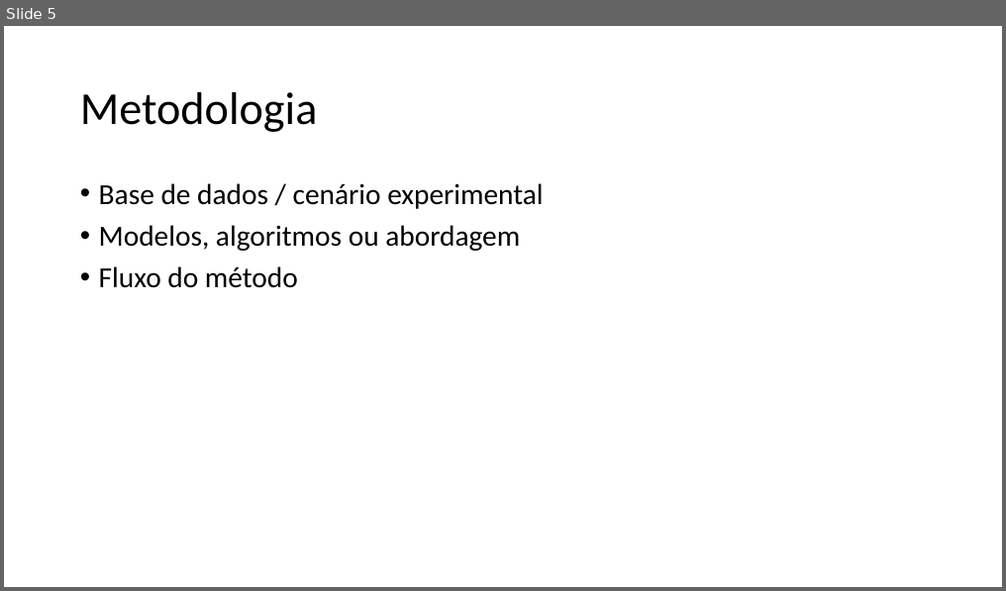
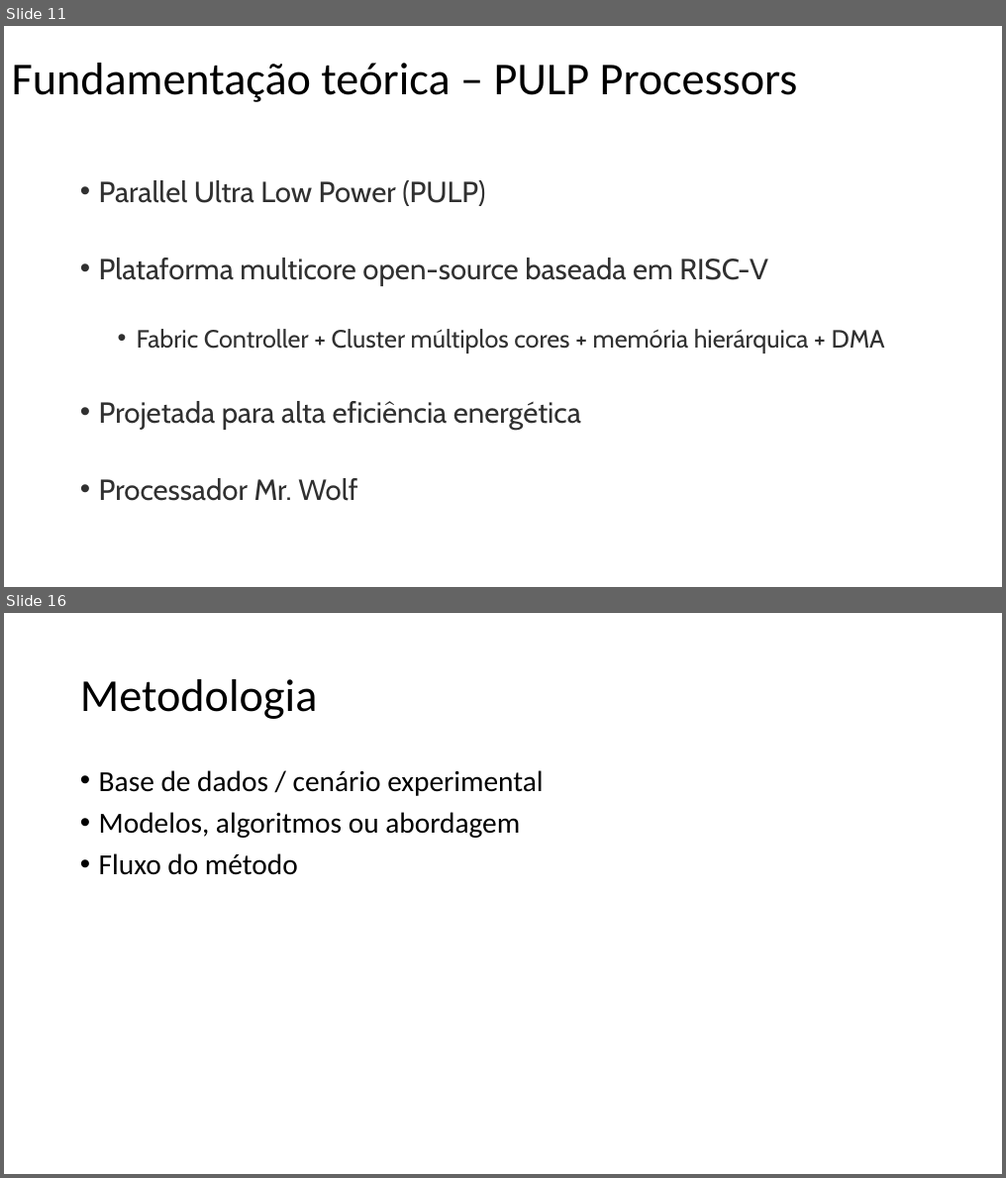
Before and after one commit to Scarpioni/gabriel-59-TP558, a slide deck: 2026/ciclo 1/TP558_X_Template (1).pptx. Shown one above the other, each under a label of ours: slide 5 before the commit, slides 11 and 16 after it; the slides between them are not shown. The pictures are 1006x591 and 1006x1178 pixels, drawn with LibreOffice and Linux fonts; fonts in the diff are those of the drawing. Boxes give left, top, right and bottom in pixels: in the first picture for what was removed or moved away, otherwise in the second. Text is boxed around its words. In the diff, an @@ line names an element or a change of style, - is before the commit and + after.

```diff
--- a/2026/ciclo 1/TP558_X_Template (1).pptx
+++ b/2026/ciclo 1/TP558_X_Template (1).pptx
@@ slide 11 added at (4, 26, 1002, 587), background #FFFFFF @@
@@ title added at (12, 63, 798, 102), 44 pt, text #000000 @@
+Fundamentação teórica – PULP Processors
@@ text added at (99, 180, 885, 501), 28 pt, text #303030 @@
+• Parallel Ultra Low Power (PULP)
+• Plataforma multicore open-source baseada em RISC-V
+  • Fabric Controller + Cluster múltiplos cores + memória hierárquica + DMA
+• Projetada para alta eficiência energética
+• Processador Mr. Wolf
@@ what was slide 5 is now slide 16 @@
```
Also in this commit, not shown: 1 slide changed, 24 other slides added, 3 slides removed.
